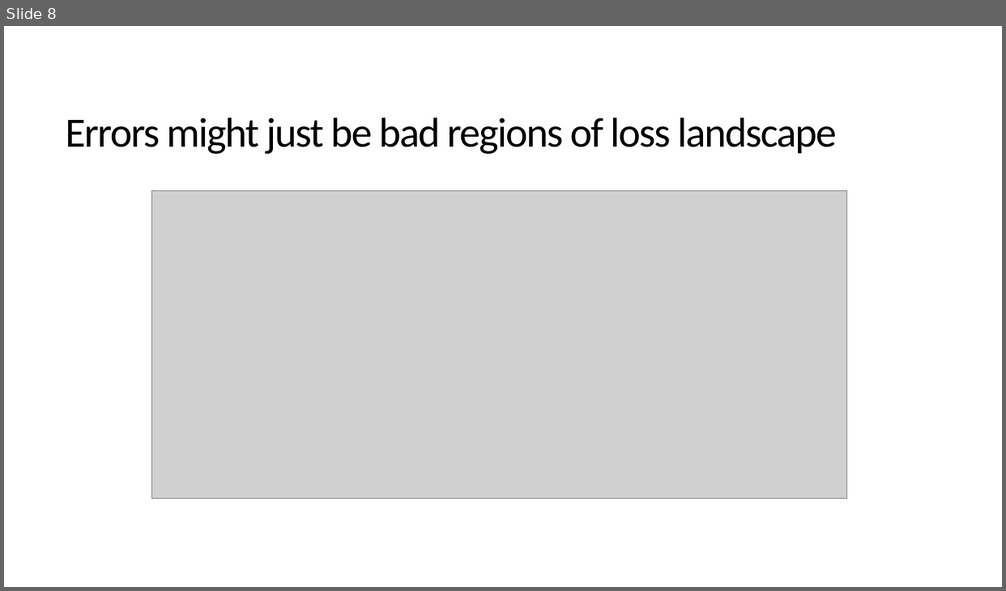
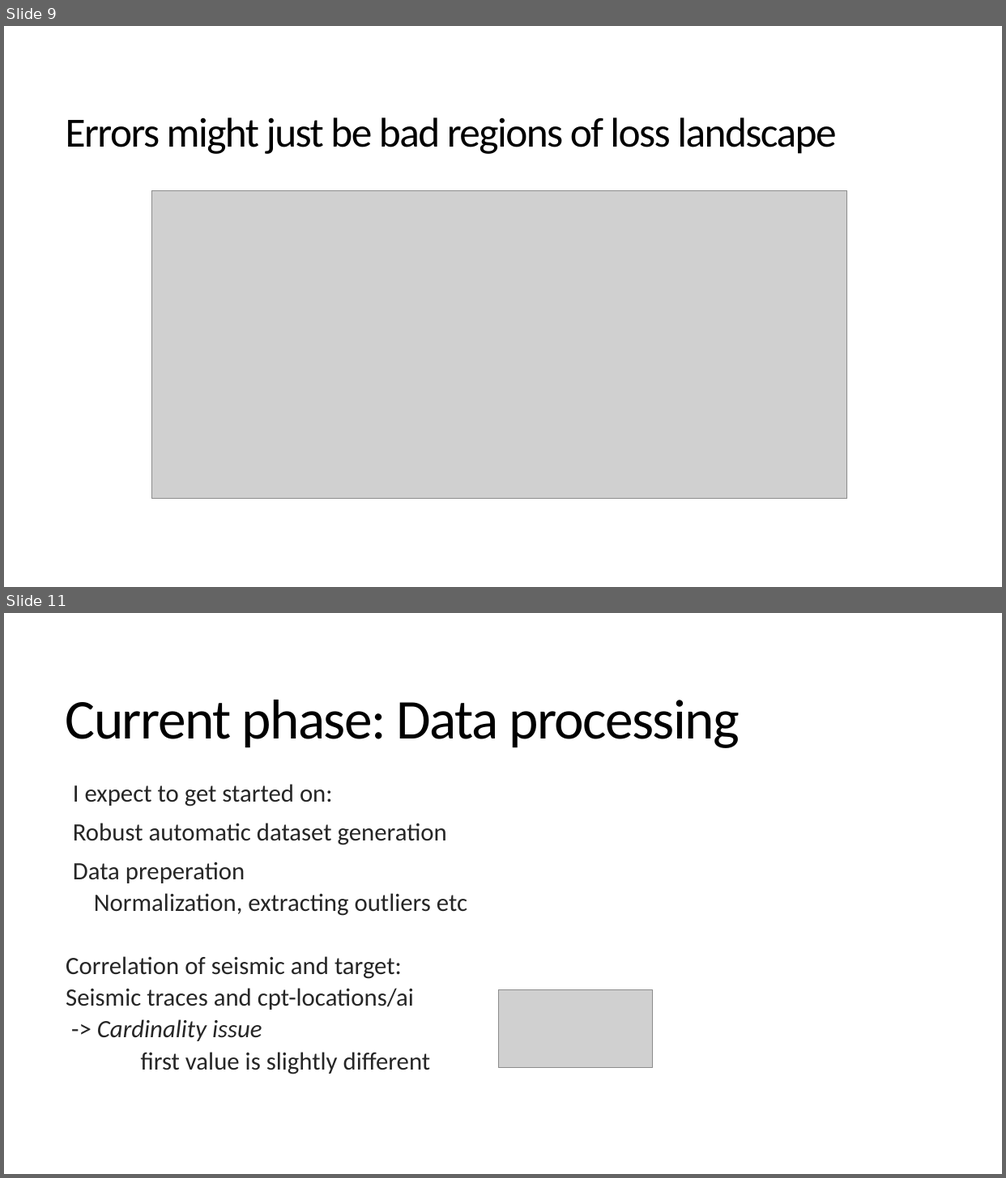
Before and after one commit to sjurmsc/MSC2023, a slide deck: Meeting Presentations/03.11.2022_General_meeting.pptx. Shown one above the other, each under a label of ours: slide 8 before the commit, slides 9 and 11 after it; the slides between them are not shown. The pictures are 1006x591 and 1006x1178 pixels, drawn with LibreOffice and Linux fonts; fonts in the diff are those of the drawing; grey boxes stand for pictures. Boxes give left, top, right and bottom in pixels: in the first picture for what was removed or moved away, otherwise in the second. Text is boxed around its words. In the diff, an @@ line names an element or a change of style, - is before the commit and + after.

```diff
--- a/Meeting Presentations/03.11.2022_General_meeting.pptx
+++ b/Meeting Presentations/03.11.2022_General_meeting.pptx
@@ slide 11 added at (4, 613, 1002, 1174), background #FFFFFF @@
@@ title added at (66, 700, 739, 748), 54 pt, text #000000 @@
+Current phase: Data processing
@@ text added at (66, 784, 467, 1075), 24 pt, text #262626 @@
+  I expect to get started on:
+  Robust automatic dataset generation
+  Data preperation
+    Normalization, extracting outliers etc
+  Correlation of seismic and target:
+  Seismic traces and cpt-locations/ai
+  -> Cardinality issue
+  first value is slightly different
@@ picture added at (499, 990, 652, 1067) @@
@@ what was slide 8 is now slide 9 @@
```
Also in this commit, not shown: 2 slides changed, 5 other slides added, 1 other file.
